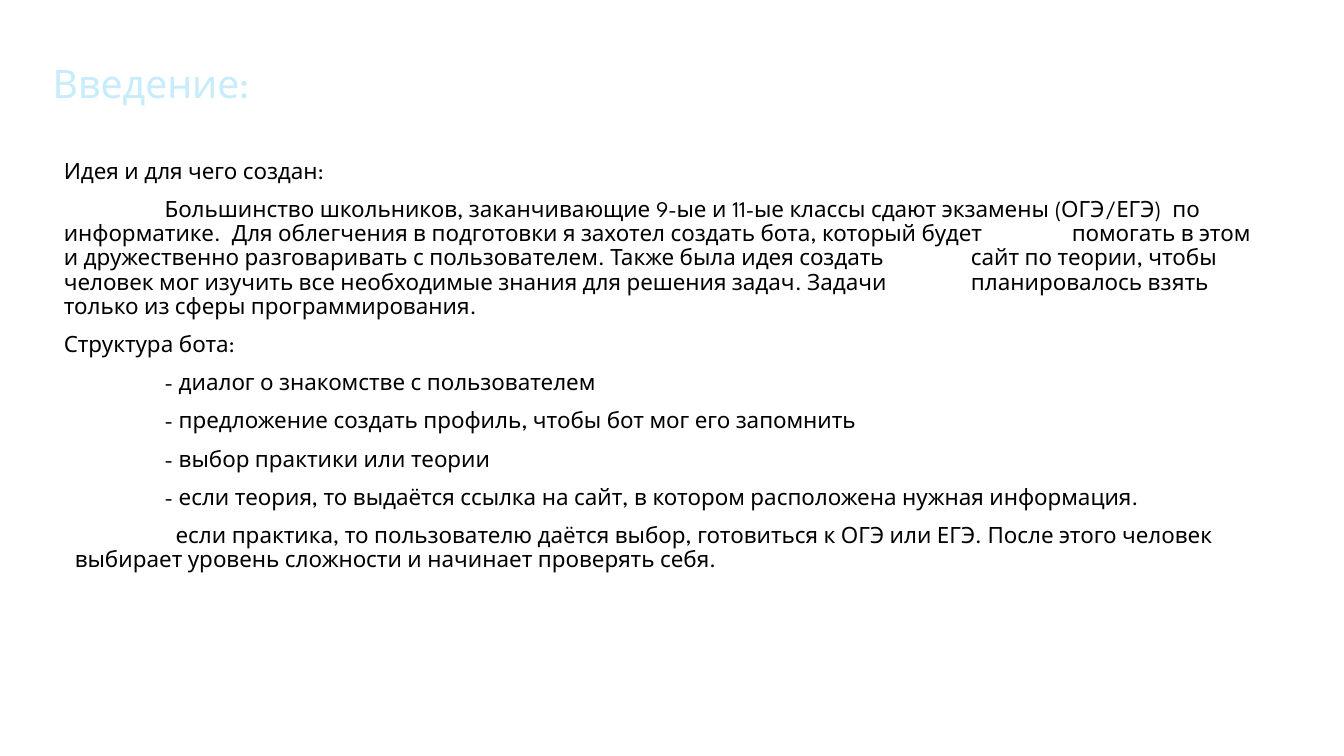
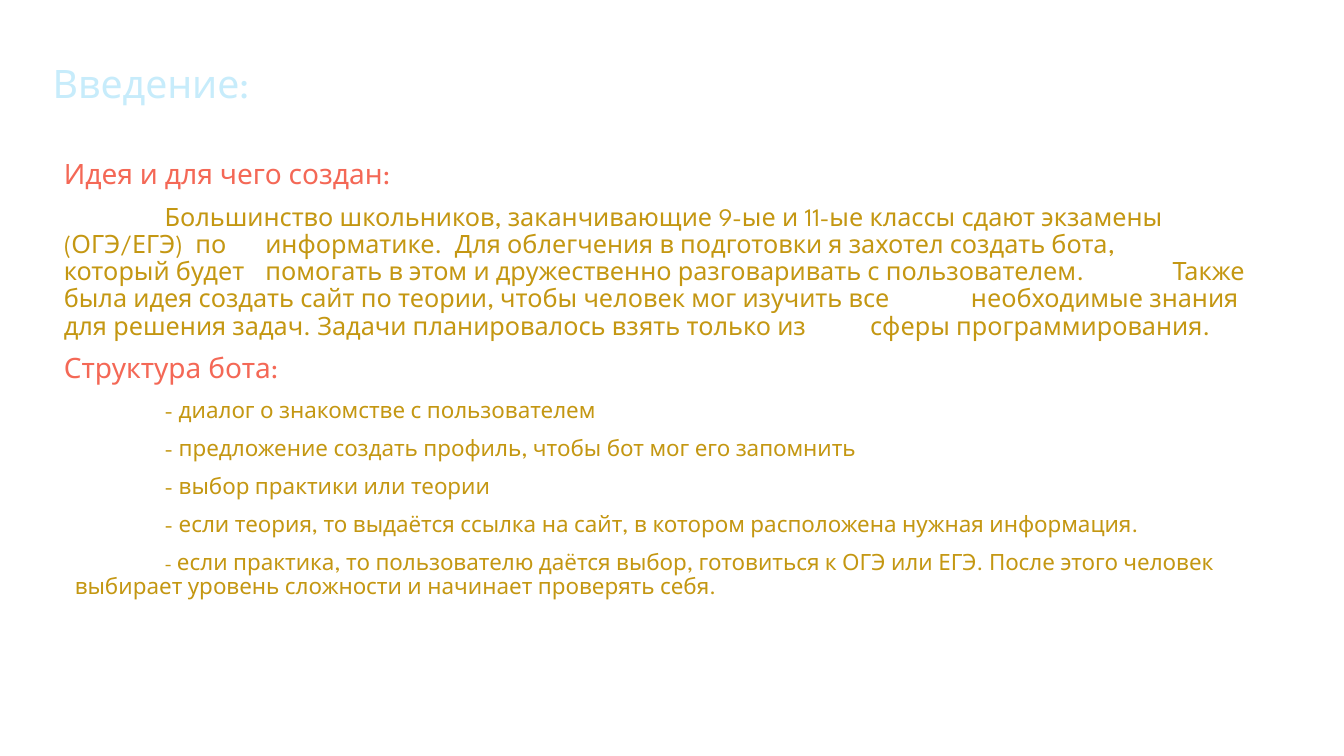
Before and after one commit to nikitababashev/telegram_bot_lyceum, a slide deck: slide 2 of docs/exam_preparation.pptx. Drawn at 1344x756 pixels with LibreOffice and Linux fonts; fonts in the diff are those of the drawing; background and template pictures are left out. Boxes give left, top, right and bottom in pixels: in the first picture for what was removed or moved away, otherwise in the second. Text is boxed around its words. In the diff, an @@ line names an element or a change of style, - is before the commit and + after.

```diff
--- a/docs/exam_preparation.pptx
+++ b/docs/exam_preparation.pptx
@@ text at box(64, 164, 1245, 538): size 16 to 20 pt, text colour #000000 to #F46856 in "Идея и для чего создан:", "Структура бота:"; size 16 to 18 pt in "Большинство школьников, заканчивающие 9-ые и 11-ые классы ..."; text colour #000000 to #C49712 in "Большинство школьников, заканчивающие 9-ые и 11-ые классы ...", "- диалог о знакомстве с пользователем", "- предложение создать профиль, чтобы бот мог ...", "- выбор практики или теории" and 1 more places @@
@@ text at box(75, 553, 1213, 600): text changed; text colour #000000 to #C49712 @@
-если практика, то пользователю даётся выбор, готовиться к ОГЭ или ЕГЭ. После этого человек выбирает уровень сложности и начинает проверять себя.
+- если практика, то пользователю даётся выбор, готовиться к ОГЭ или ЕГЭ. После этого человек выбирает уровень сложности и начинает проверять себя.
```
Also in this commit, not shown: 3 slides added.
